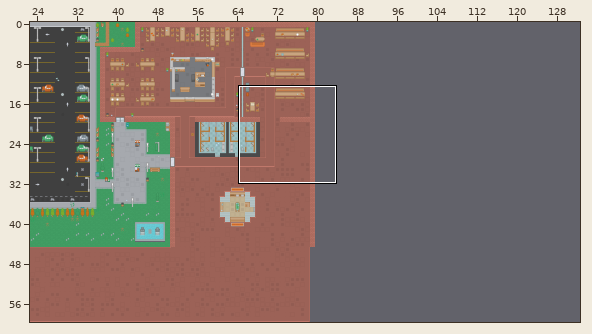
An edit to a level. Tiled map, app/assets/MapLib.tmx. The picture above shows the old version from afar; the outline marks the close-up.
Close-up. The starting point:
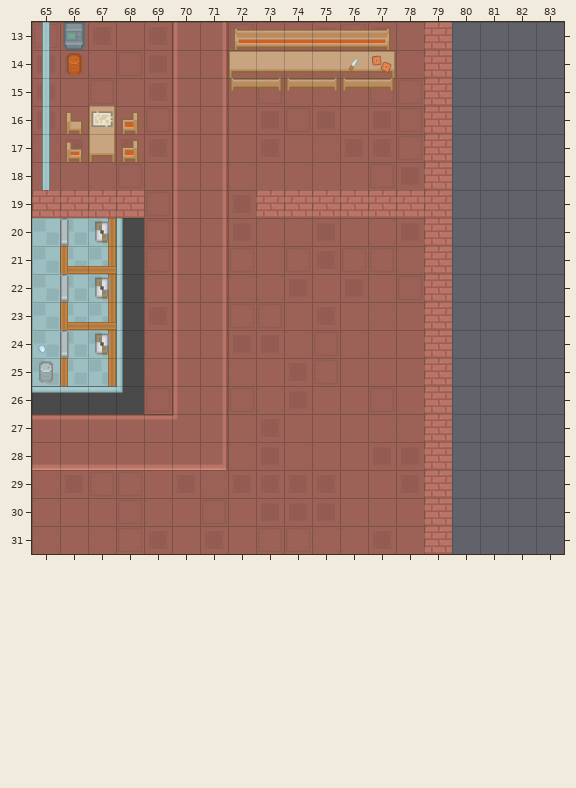
Cells are 64x64 px. Shown: x 65..83, y 13..31. The commit also changed other parts of the map, which this record leaves out.
And afterwards:
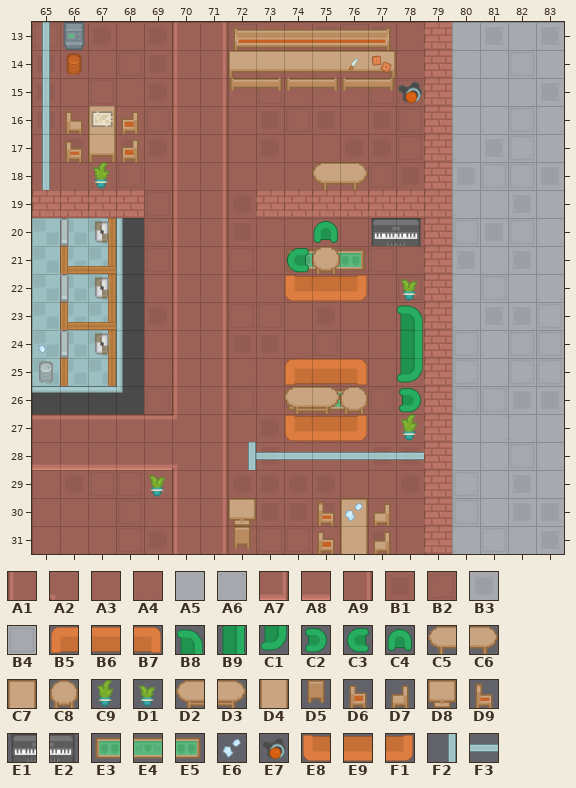
Key: from "City": A1 3, A2 5, A3 6, A4 7, A5 22, A6 23, A7 38, A8 39, A9 40, B1 43, B2 44, B3 59, B4 60; from "Custom": B5 2, B6 3, B7 4, B8 5, B9 15, C1 25, C2 32, C3 35, C4 40; from "Indoor": C5 3, C6 4, C7 5, C8 7, C9 16, D1 17, D2 29, D3 30, D4 31, D5 53, D6 54, D7 107, D8 111, D9 184, E1 231, E2 232, E3 432, E4 433, E5 434; from "Shooter": E6 263, E7 318, E8 473, E9 474, F1 475, F2 497, F3 525.
__ is an empty cell, .. an unchanged one.
Change:
--- layer "Ground"
@@ x 70..83 @@
-13 .. .. .. .. .. .. .. .. .. .. __ __ __ __
-14 .. .. .. .. .. .. .. .. .. .. __ __ __ __
-15 .. .. .. .. .. .. .. .. .. .. __ __ __ __
-16 .. .. .. .. .. .. .. .. .. .. __ __ __ __
-17 .. .. .. .. .. .. .. .. .. .. __ __ __ __
-18 .. .. .. .. .. .. .. .. .. .. __ __ __ __
-19 .. .. .. .. .. .. .. .. .. .. __ __ __ __
-20 .. .. .. .. .. .. .. .. .. .. __ __ __ __
-21 .. .. .. .. .. .. .. .. .. .. __ __ __ __
-22 .. .. .. .. .. .. .. .. .. .. __ __ __ __
-23 .. .. .. .. .. .. .. .. .. .. __ __ __ __
-24 .. .. .. .. .. .. .. .. .. .. __ __ __ __
-25 .. .. .. .. .. .. .. .. .. .. __ __ __ __
-26 .. .. .. .. .. .. .. .. .. .. __ __ __ __
-27 .. .. .. .. .. .. .. .. .. .. __ __ __ __
-28 A8 A7 .. .. .. .. .. .. .. .. __ __ __ __
-29 B1 A4 .. .. .. .. .. .. .. .. __ __ __ __
-30 A3 B2 .. .. .. .. .. .. .. .. __ __ __ __
-31 A3 B1 .. .. .. .. .. .. .. .. __ __ __ __
+13 .. .. .. .. .. .. .. .. .. .. A5 B3 A6 B3
+14 .. .. .. .. .. .. .. .. .. .. A6 A5 B4 A5
+15 .. .. .. .. .. .. .. .. .. .. A5 A5 A6 B3
+16 .. .. .. .. .. .. .. .. .. .. A5 A6 B4 A6
+17 .. .. .. .. .. .. .. .. .. .. A6 B3 B4 A6
+18 .. .. .. .. .. .. .. .. .. .. B3 B4 B4 B3
+19 .. .. .. .. .. .. .. .. .. .. A6 A6 B3 A6
+20 .. .. .. .. .. .. .. .. .. .. B4 B3 B4 A6
+21 .. .. .. .. .. .. .. .. .. .. B3 A6 B3 A6
+22 .. .. .. .. .. .. .. .. .. .. A6 B4 A5 A6
+23 .. .. .. .. .. .. .. .. .. .. A6 B3 B3 B4
+24 .. .. .. .. .. .. .. .. .. .. B4 A6 B4 B4
+25 .. .. .. .. .. .. .. .. .. .. B4 A5 B4 B4
+26 .. .. .. .. .. .. .. .. .. .. B4 B4 B3 B3
+27 .. .. .. .. .. .. .. .. .. .. A5 A6 A6 A5
+28 A2 A9 .. .. .. .. .. .. .. .. A5 A6 B4 A6
+29 A1 A9 .. .. .. .. .. .. .. .. B4 A6 B3 A6
+30 A1 A9 .. .. .. .. .. .. .. .. B4 A6 B3 B3
+31 A1 A9 .. .. .. .. .. .. .. .. A6 B4 A5 B3
--- layer "Glass"
@@ x 72..78 @@
-28 __ __ __ __ __ __ __
+28 F2 F3 F3 F3 F3 F3 F3
--- layer "Environment"
@@ x 77..78 @@
-20 __ __
+20 E1 E2
--- layer "Carpet"
@@ x 74..76 @@
-21 __ __ __
+21 E3 E4 E5
@@ x 74..76 @@
-26 __ __ __
+26 E3 E4 E5
--- layer "Tables"
@@ x 75..76 @@
-18 __ __
+18 C5 C6
@@ x 74..78 @@
-20 .. __ .. .. ..
-21 __ __ .. .. ..
-22 __ __ __ .. __
-23 .. .. .. .. __
-24 .. .. .. .. __
-25 __ __ __ .. __
-26 __ __ __ .. __
-27 __ __ __ .. ..
+20 .. C4 .. .. ..
+21 C3 C8 .. .. ..
+22 E8 E9 F1 .. D1
+23 .. .. .. .. B8
+24 .. .. .. .. B9
+25 B5 B6 B7 .. C1
+26 D2 D3 C8 .. C2
+27 E8 E9 F1 .. ..
@@ x 72..77 @@
-30 __ .. .. __ __ __
-31 __ .. .. __ __ __
+30 D8 .. .. D9 C7 D7
+31 D5 .. .. D6 D4 D7
--- layer "Ontop"
@@ x 78..78 @@
-15 __
+15 E7
@@ x 67..67 @@
-18 __
+18 C9
@@ x 78..78 @@
-27 __
+27 C9
@@ x 69..76 @@
-29 __ .. .. .. .. .. .. ..
-30 .. .. .. .. .. .. .. __
+29 D1 .. .. .. .. .. .. ..
+30 .. .. .. .. .. .. .. E6
Changed places in both close-ups, as pixel boxes (x1, y1, x2, y2):
added: (452, 22, 564, 554)
added: (398, 81, 423, 103)
added: (93, 162, 109, 189)
added: (312, 162, 368, 190)
changed: (149, 218, 424, 554)
